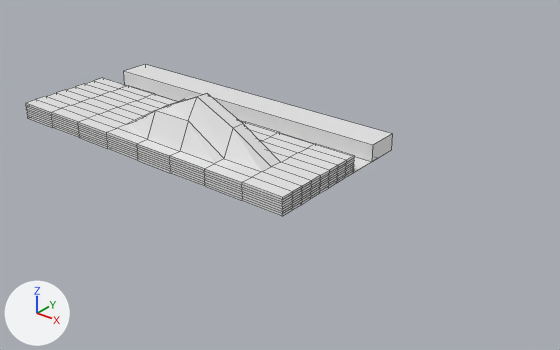
The Blender file 01 Models/mz-landschaft-mit-schlucht.blend as it was, and as the next commit left it.
The view is the same before and after, from a camera (50 mm lens) standing at (59.9, -64.2, 34.4) and looking at (13.5, -6.2, -1.6). Arrows for +X, +Y and +Z are at lower left; the lights stay in place. Mesh edges are drawn as thin lines.
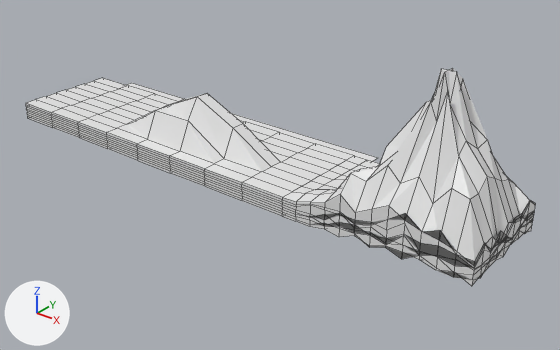
Changed parts and their boxes [x1, y1, x2, y2] in the pictures (560 x 350 px):
'Plane', reshaped (55% wider, 58% taller): before [26, 78, 354, 216]; after [26, 68, 535, 286]
'Plane.001', no longer drawn: before [123, 64, 392, 162]
part 2 of me_plane_002, built on: before [282, 156, 354, 216]; after [282, 68, 535, 286]
'Plane.002', unchanged, uncovered by the edit: before [353, 157, 371, 173]; after [127, 83, 377, 161]

The change in detail:
me_plane_003 is used by ob_plane_001; location (0.0, 3.62, 0.0); scale (106.0, 10.6, 5.3).
me_plane_003 had 8 vertices, 6 faces and spanned x -0.189..0.189, y -0.189..0.189, z -0.189..0.189.
me_plane_003 now has 0 vertices, 0 faces and spans empty.
me_plane_003 part 1: the whole mesh is rebuilt.
me_plane_002 is used by ob_plane; location (0.0, -7.91, 0.0); scale (106.0, 31.8, 5.3).
me_plane_002 had 386 vertices, 384 faces and spanned x -0.189..0.189, y -0.189..0.189, z -0.189..1.168.
me_plane_002 now has 770 vertices, 768 faces and spans x -0.189..0.371, y -0.189..0.189, z -0.189..2.711.
me_plane_002 part 2: 36 vertices moved from x 0.189, y -0.141..0.141, z -0.141..0.141 to x 0.204..0.234, y -0.189..0.189, z -0.189..0.403; 13 vertices removed from x 0.189, y -0.141..0.141, z -0.141..0.141; 397 vertices added at x 0.204..0.371, y -0.189..0.189, z -0.189..2.711.
